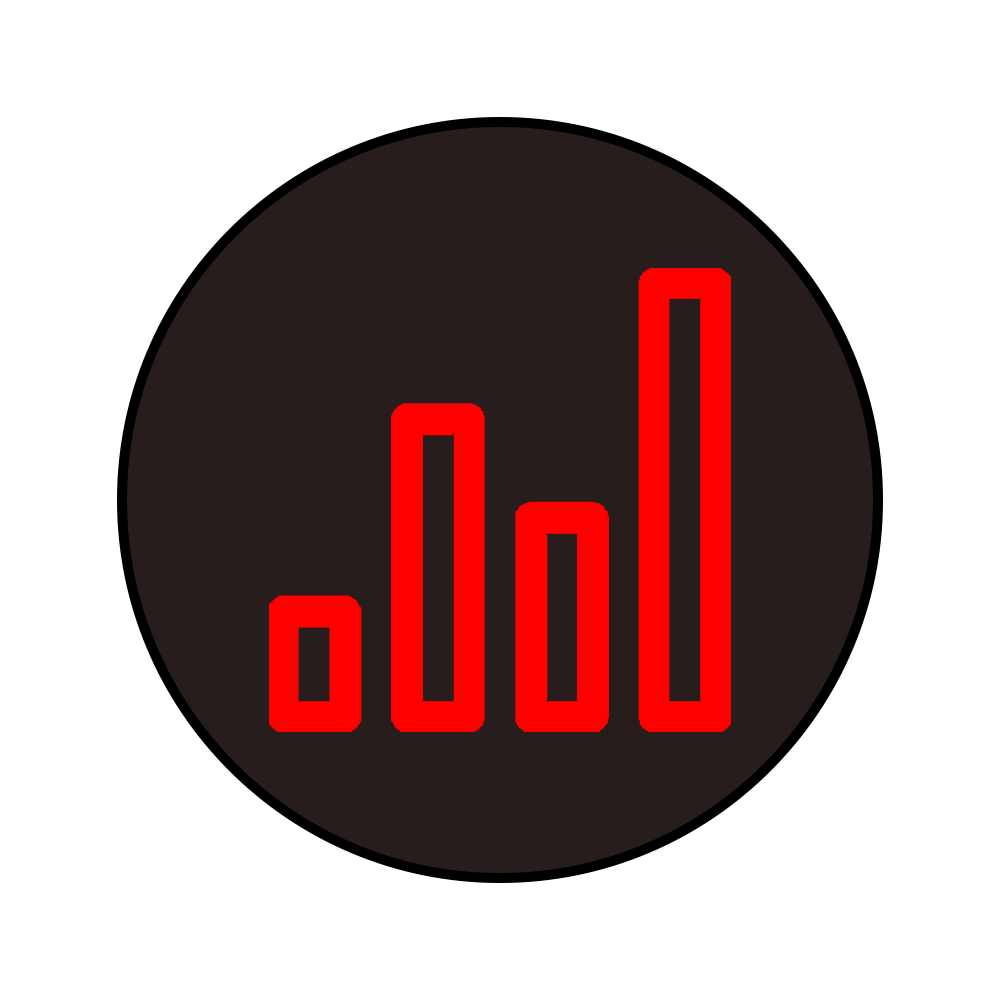
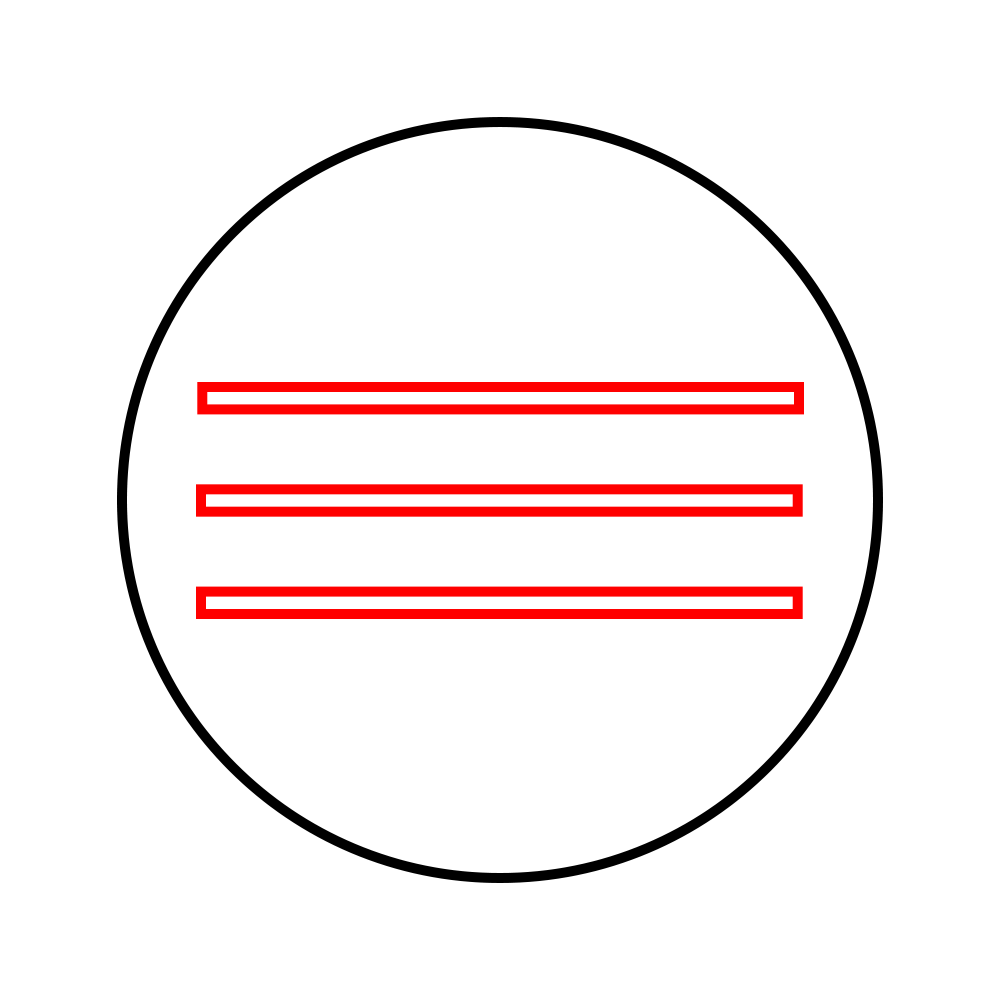
Revision of a layered 1000px x 1000px image; what changed, layer by layer:
showed "Rectangle 1", painted on it over bbox(196, 382, 804, 619)
hid "STATISTICS-131994911363180250" over bbox(269, 268, 731, 732)
painted on "Ellipse 1" over bbox(127, 127, 873, 873)
